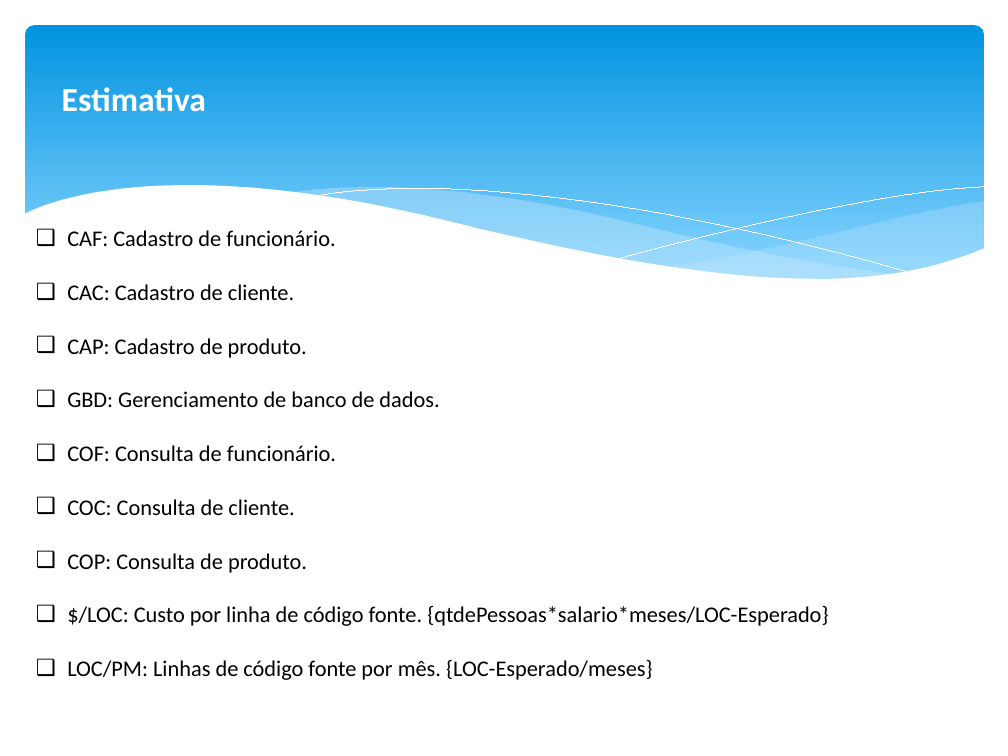
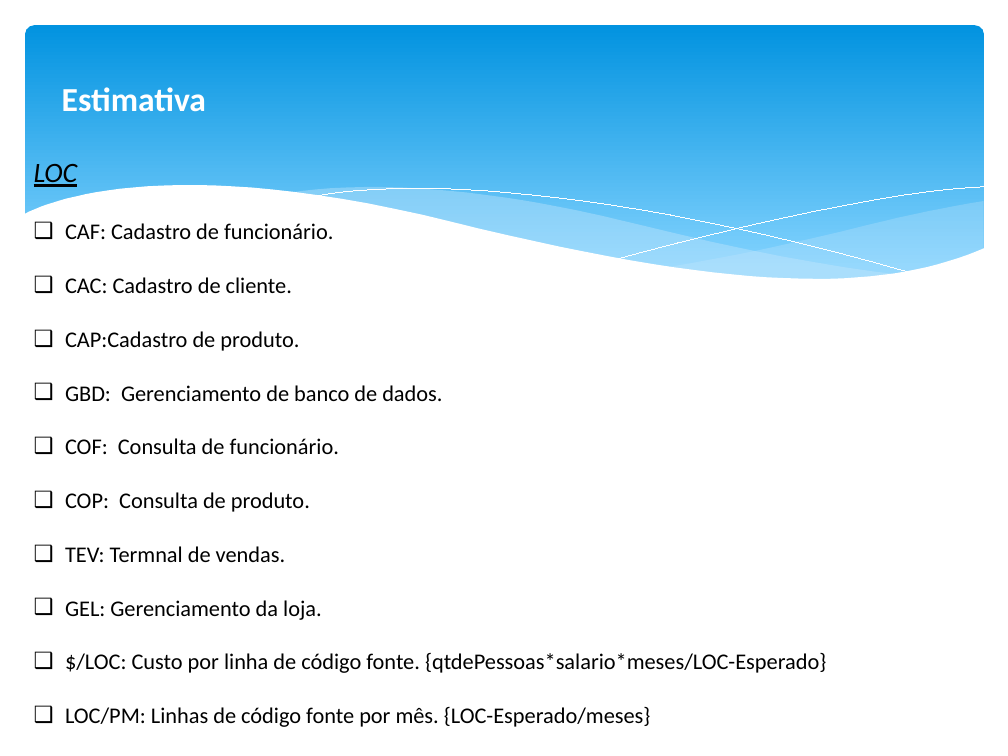
Before and after one commit to eversonAntonio/Trabalho-Engenharia1, a slide deck: slide 6 of Apresentação/Apresentação1.pptx (slide 8 before the commit). Drawn at 1008x756 pixels with LibreOffice and Linux fonts; fonts in the diff are those of the drawing. Boxes give left, top, right and bottom in pixels: in the first picture for what was removed or moved away, otherwise in the second. Text is boxed around its words. In the diff, an @@ line names an element or a change of style, - is before the commit and + after.

```diff
--- a/Apresentação/Apresentação1.pptx
+++ b/Apresentação/Apresentação1.pptx
@@ text added at (34,164,78,187), 20 pt, text #000000, italic, underline @@
+LOC
@@ text "CAF: Cadastro de funcionário.": place and size @@
-text "CAF: Cadastro de funcionário." at (67,230,828,680)
+text "CAF: Cadastro de funcionário." at (65,223,826,727)
@@ text at (65,331,299,351): spaces changed @@
-❑ CAP: Cadastro de produto.
+❑ CAP:Cadastro de produto.
@@ text at (67,499,294,515): paragraph removed @@
-❑ COC: Consulta de cliente.
@@ text at (65,546,322,620): paragraphs added @@
+❑ TEV: Termnal de vendas.
+❑ GEL: Gerenciamento da loja.
```
Also in this commit, not shown: 8 other slides changed, 1 slide added, 4 slides removed, 3 other files.
